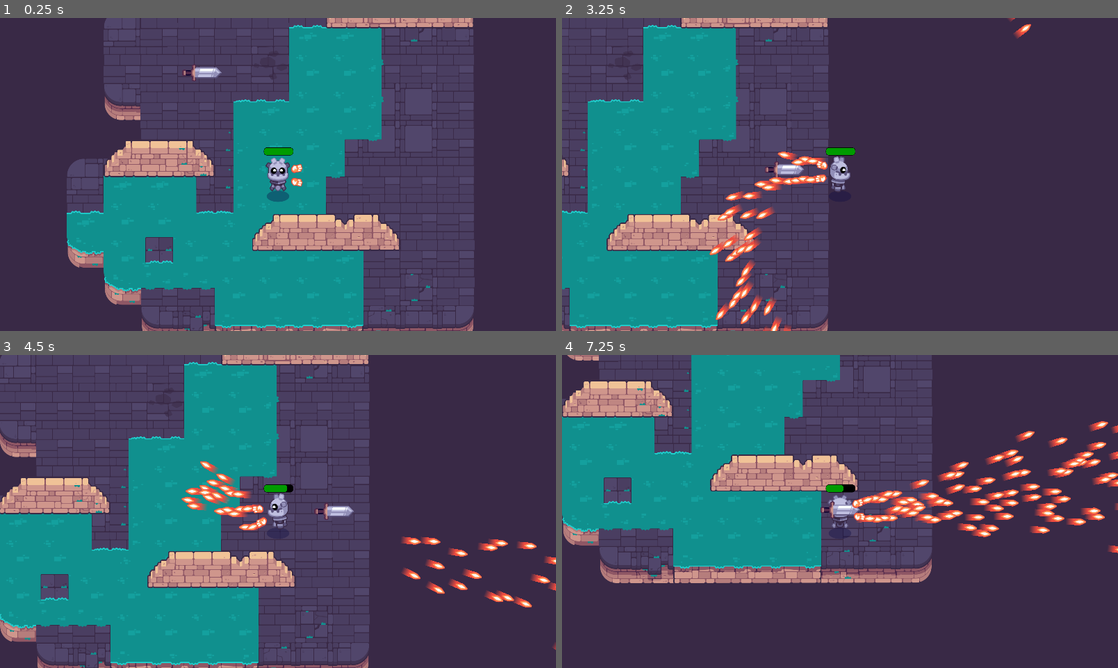
Above: before the commit, frames 1-4 (two rows, left to right).
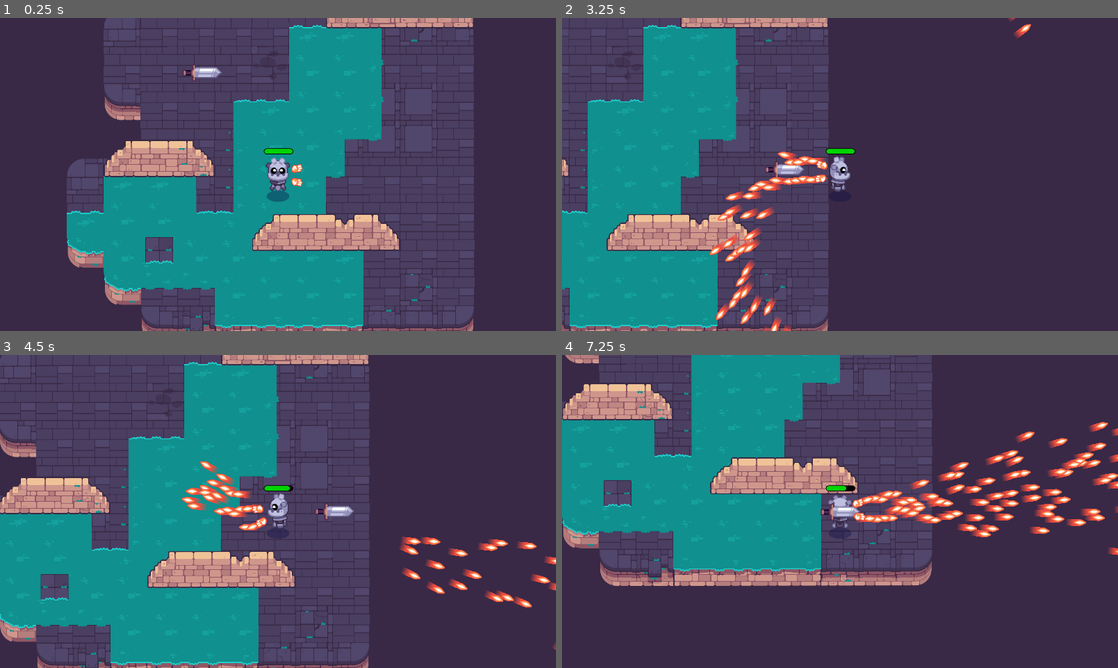
Above: after the commit, the same moments.

Repository: raweggyolk/Path-of-Sorcerers
Game: Godot game, scene res://game.tscn
Same seed, same stepped clock (60 frames per second), same inputs: the game is played once before the commit and once after it.
Inputs (mouse positions are in pixels of both pictures, inside the frame that each line leads up to):
- Up to frame 1 (0.25 s): no input
- Up to frame 2 (3.25 s): tap Enter at 0.5 s; move the mouse to (962, 158) at 0.52 s; press the mouse at (962, 158) at 0.53 s; hold D (move_right) 0.53-1.25 s; tap Space at 0.77 s; release the mouse at (962, 158) at 1.25 s; drag from (728, 190) to (1073, 93) at 1.27 s; move the mouse to (895, 105) at 2.02 s; press the mouse at (895, 105) at 2.03 s; hold D (move_right) 2.03-2.75 s; release the mouse at (895, 105) at 2.75 s; drag from (812, 237) to (756, 165) at 2.77 s
- Up to frame 3 (4.5 s): move the mouse to (444, 558) at 3.52 s; press the mouse at (444, 558) at 3.53 s; hold A (move_left) 3.53-4.25 s; tap Space at 3.77 s; release the mouse at (444, 558) at 4.25 s; drag from (111, 464) to (539, 627) at 4.27 s
- Up to frame 4 (7.25 s): move the mouse to (867, 511) at 5.02 s; press the mouse at (867, 511) at 5.03 s; hold S (move_down) 5.03-5.75 s; release the mouse at (867, 511) at 5.75 s; drag from (756, 433) to (1095, 433) at 5.77 s; move the mouse to (962, 495) at 6.52 s; press the mouse at (962, 495) at 6.53 s; hold W (move_up) from 6.53 s (still down); tap Space at 6.77 s

The runs differ from the first frame. In frame 1, 0.1% of the frame differs, in the area x 47-53%, y 41-44%; in frame 2, 0.2%; in frame 3, 0.2%; in frame 4, 9.4%, in the area x 0-100%, y 0-74%.

Commit message:
mob fixes

Diff:
--- /dev/null
+++ b/M10.twin_stick_workbook/item.tres
@@ -0,0 +1,16 @@
+[gd_resource type="Resource" load_steps=2 format=3 uid="uid://d3lgdk0ogw1s5"]
+
+[sub_resource type="GDScript" id="GDScript_v5lcg"]
+script/source = "class_name Item extends Resource
+
+@export var display_name := \"\"
+@export var texture: Texture2D = null
+@export var sound_on_pickup: AudioStream = null
+
+func use(player: Player) -> void:
+	pass
+"
+
+[resource]
+script = SubResource("GDScript_v5lcg")
+display_name = ""
--- a/M10.twin_stick_workbook/mob.gd
+++ b/M10.twin_stick_workbook/mob.gd
@@ -3,12 +3,14 @@
 @export var max_speed := 300.0
 @export var acceleration := 700.0
 @export var health := 100: set = set_health
-var damage := 20
+var damage := 10
 
 var _player: Player = null
 
 @onready var _detection_area: Area2D = $DetectionArea
 @onready var _hit_box: Area2D = $HitBox
+@onready var _damage_timer: Timer = $DamageTimer
+
 
 
 func _ready() -> void:
@@ -25,7 +27,15 @@
 	_hit_box.body_entered.connect(func (body: Node) -> void:
 		if body is Player:
 			body.health -= damage
+			_damage_timer.start()
+	)
+	_hit_box.body_exited.connect(func (body: Node) -> void:
+		if body is Player:
+			_damage_timer.stop()
+	)
 
+	_damage_timer.timeout.connect(func () -> void:
+		_player.health -= damage
 	)
 
 func set_health(new_health: int) -> void:
--- a/M10.twin_stick_workbook/mob.tscn
+++ b/M10.twin_stick_workbook/mob.tscn
@@ -11,7 +11,7 @@
 height = 132.0
 
 [sub_resource type="CapsuleShape2D" id="CapsuleShape2D_mriun"]
-radius = 22.0
+radius = 15.0
 height = 122.0
 
 [node name="Mob" type="CharacterBody2D"]
@@ -36,3 +36,5 @@
 [node name="CollisionShape2D" type="CollisionShape2D" parent="."]
 rotation = 1.5708
 shape = SubResource("CapsuleShape2D_mriun")
+
+[node name="DamageTimer" type="Timer" parent="."]
--- a/M10.twin_stick_workbook/player.tscn
+++ b/M10.twin_stick_workbook/player.tscn
@@ -13,10 +13,10 @@
 
 [sub_resource type="StyleBoxFlat" id="StyleBoxFlat_4vt4b"]
 bg_color = Color(0, 0, 0, 1)
-border_width_left = 1
-border_width_top = 1
-border_width_right = 1
-border_width_bottom = 1
+border_width_left = 2
+border_width_top = 2
+border_width_right = 2
+border_width_bottom = 2
 border_color = Color(0, 0, 0, 1)
 corner_radius_top_left = 10
 corner_radius_top_right = 10
@@ -24,11 +24,11 @@
 corner_radius_bottom_left = 10
 
 [sub_resource type="StyleBoxFlat" id="StyleBoxFlat_35scr"]
-bg_color = Color(0, 0.607843, 0, 1)
-border_width_left = 1
-border_width_top = 1
-border_width_right = 1
-border_width_bottom = 1
+bg_color = Color(0, 0.827451, 0, 1)
+border_width_left = 2
+border_width_top = 2
+border_width_right = 2
+border_width_bottom = 2
 border_color = Color(0, 0, 0, 1)
 corner_radius_top_left = 10
 corner_radius_top_right = 10
@@ -83,10 +83,10 @@
 
 [node name="HealthBar" type="ProgressBar" parent="."]
 offset_left = -49.0
-offset_top = -93.0
+offset_top = -90.0
 offset_right = 53.0
-offset_bottom = -66.0
-theme_override_constants/outline_size = 5
+offset_bottom = -70.0
+theme_override_constants/outline_size = 10
 theme_override_styles/background = SubResource("StyleBoxFlat_4vt4b")
 theme_override_styles/fill = SubResource("StyleBoxFlat_35scr")
 value = 100.0
